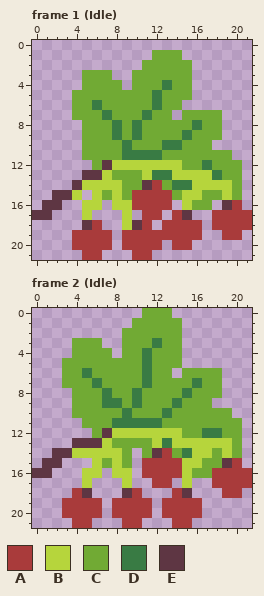
A pixel-art file gets an edit: assets/sprites/hawthorne.aseprite. The picture above is the old version.
22x22 pixels, 2 frames. Shown: frame 1 (Idle), frame 2 (Idle).
Palette (. is transparent): A #a93b3b  B #b6d53c  C #71aa34  D #397b44  E #5e3643
Pixels before, frame 1 (Idle), first column x 0:
 1 ............CCC.......
 2 ...........CCCCC......
 3 .....CCC..CCCCCC......
 4 .....CCCC.CCCDCC......
 5 ....CCCCCCCCDCCC......
 6 ....CCDCCCCCDCC.......
 7 ....CCCDCCCDCC.CCCC...
 8 .....CCCDCDCCCCCDCC...
 9 .....CCCDCDCCCCDCCC...
10 .....CCCCDCCCDDCCC....
11 .....CCCCDDDDCCCCCCC..
12 ......CEBBBBBBBCCDCCC.
13 .....EEBCCCBDDBBBBDCC.
14 ....EBBBBCCEACDDBBBBC.
15 ..EEB.BCBCAAAACBBCCBC.
16 .EE..BB.BBAAAA.BCC.EA.
17 EE...B...B.AA.AE..AAAA
18 .....EA..BEA.AAAA.AAAA
19 ....AAAA.AAAAAAAA..AA.
20 ....AAAA.AAAA.AA......
21 .....AA...AA..........
Pixels before, frame 2 (Idle), first column x 0:
 0 ...........CCC........
 1 ..........CCCCC.......
 2 .........CCCCCC.......
 3 ....CCC..CCCDCC.......
 4 ....CCCC.CCDCCC.......
 5 ...CCCCCCCCDCCC.......
 6 ...CCDCCCCCDCC.CCCC...
 7 ...CCCDCCCCDCCCCDCC...
 8 ....CCCDCCDCCCCDCCC...
 9 ....CCCDDCDCCCDCCC....
10 ....CCCCCDCCCDCCCCCC..
11 .....CCCDDDDDCCCCCCCC.
12 ......CEBBBBBBBCCDDCC.
13 ....EEEBCCCCBDBBBBBBC.
14 ..EEBBBBBC.CEACDBBCBC.
15 .EE...BCBC.AAAABBCCEA.
16 EE...BB.BB.AAAABCCAAAA
17 .....B...B..AA.B..AAAA
18 ....AE...EA...AE...AA.
19 ...AAAA.AAAA.AAAA.....
20 ...AAAA.AAAA.AAAA.....
21 ....AA...AA...AA......
Now the later version:
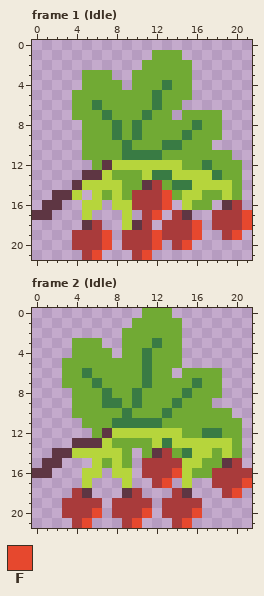
Colours new in this view: F #e6482e
Change:
Changed rows in their new state; - is an unchanged pixel.
Frame 1 (Idle):
first column x 6:
15 -------F--------
16 -------F--------
17 ------F--------F
18 ----------F----F
19 -F----F---F---F-
20 -F----F--F------
21 F----F----------
Frame 2 (Idle):
first column x 5:
16 ---------F-------
17 --------F-------F
18 ---------------F-
20 -F----F----F-----
21 F----F----F------
